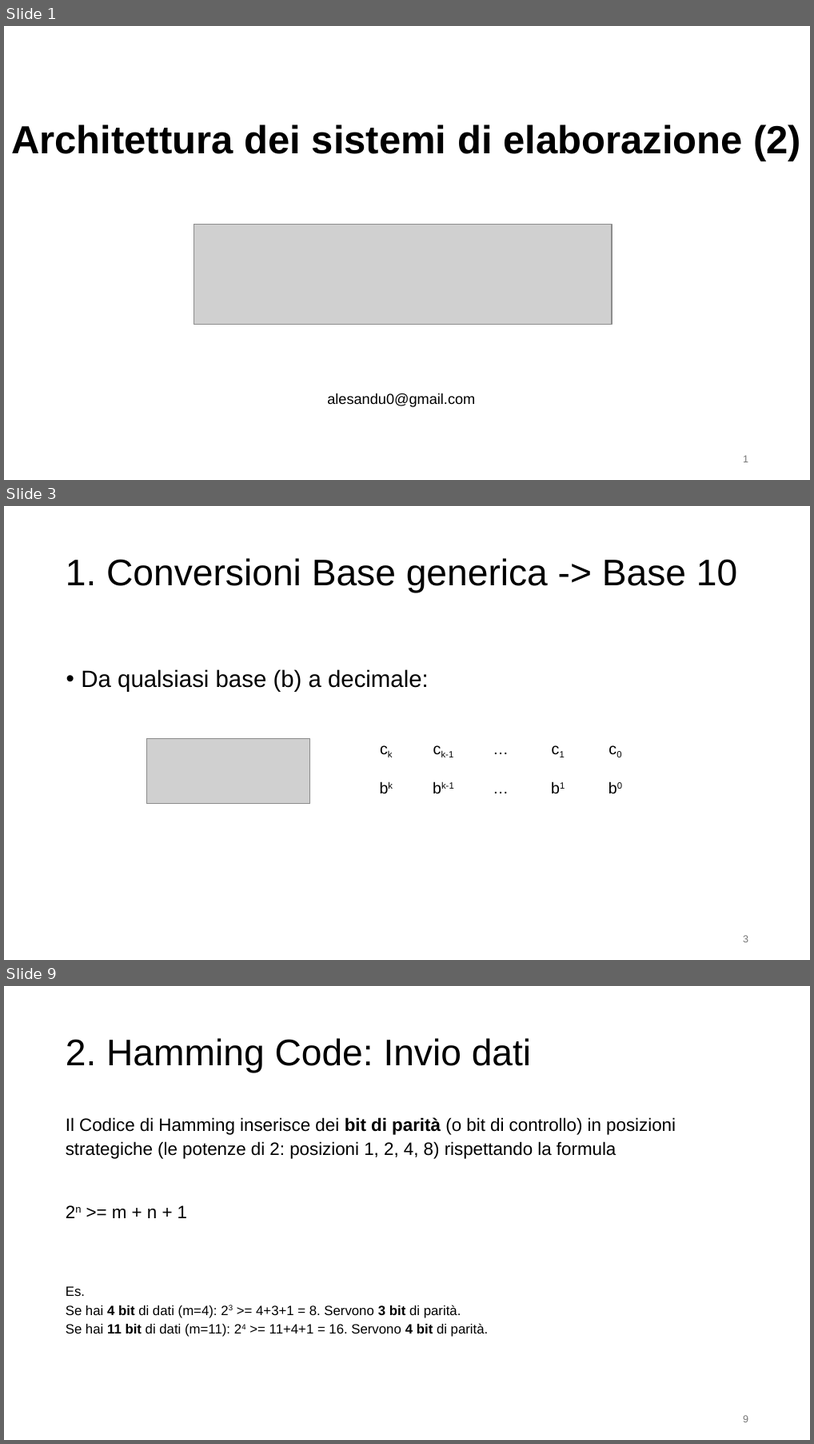
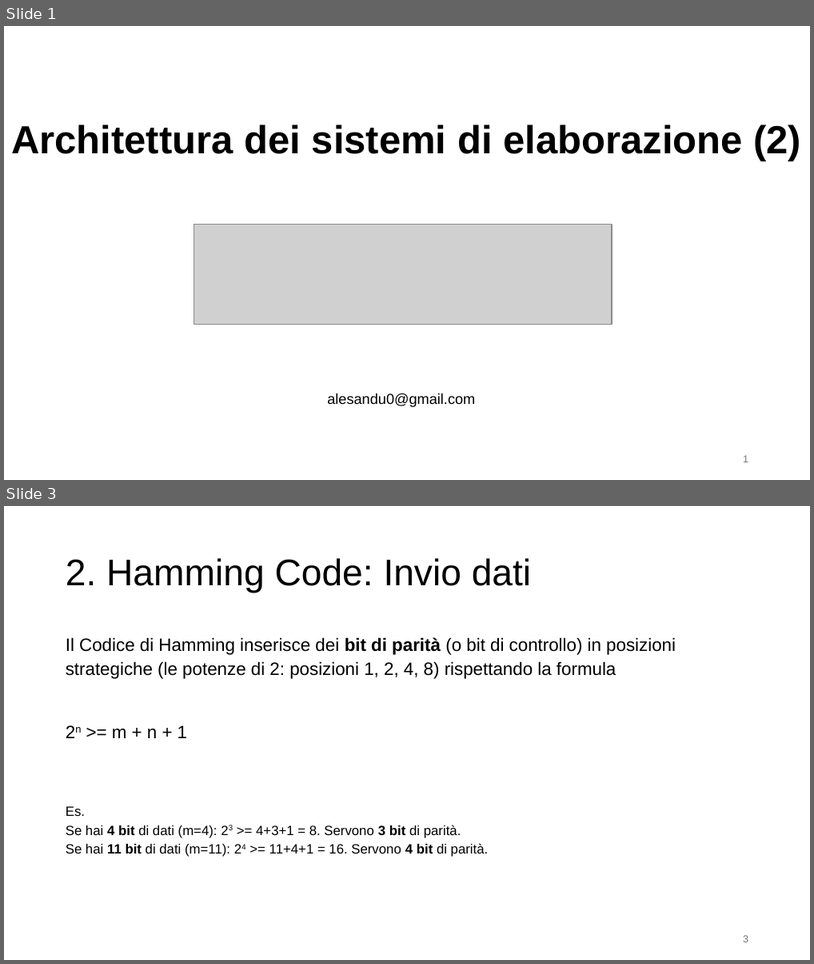
Before and after one commit to alesandu/Uni, a slide deck: Magistrale/Tutoraggio/IO/slide2.pptx. Shown one above the other, each under a label of ours: slides 1, 3 and 9 before the commit, slides 1 and 3 after it; the slides between them are not shown. The pictures are 814x1444 and 814x964 pixels, drawn with LibreOffice and Linux fonts; fonts in the diff are those of the drawing; grey boxes stand for pictures. Boxes give left, top, right and bottom in pixels: in the first picture for what was removed or moved away, otherwise in the second. Text is boxed around its words. In the diff, an @@ line names an element or a change of style, - is before the commit and + after.

```diff
--- a/Magistrale/Tutoraggio/IO/slide2.pptx
+++ b/Magistrale/Tutoraggio/IO/slide2.pptx
@@ slide 3 removed at [4, 506, 810, 960], background #FFFFFF @@
@@ title removed at [66, 558, 738, 593] @@
-1. Conversioni Base generica -> Base 10
@@ text removed at [81, 669, 429, 692] @@
-• Da qualsiasi base (b) a decimale:
@@ picture removed at [146, 738, 310, 803] @@
@@ table removed at [358, 736, 643, 960], 1 rows, 5 columns @@
-ck | ck-1 | … | c1 | c0
@@ table removed at [358, 776, 643, 960], 1 rows, 5 columns @@
-bk | bk-1 | … | b1 | b0
@@ page number removed at [743, 935, 749, 942] @@
-3
@@ what was slide 9 is now slide 3 @@
```
Also in this commit, not shown: 7 slides changed, 5 slides added, 17 other slides removed, 7 other files.
